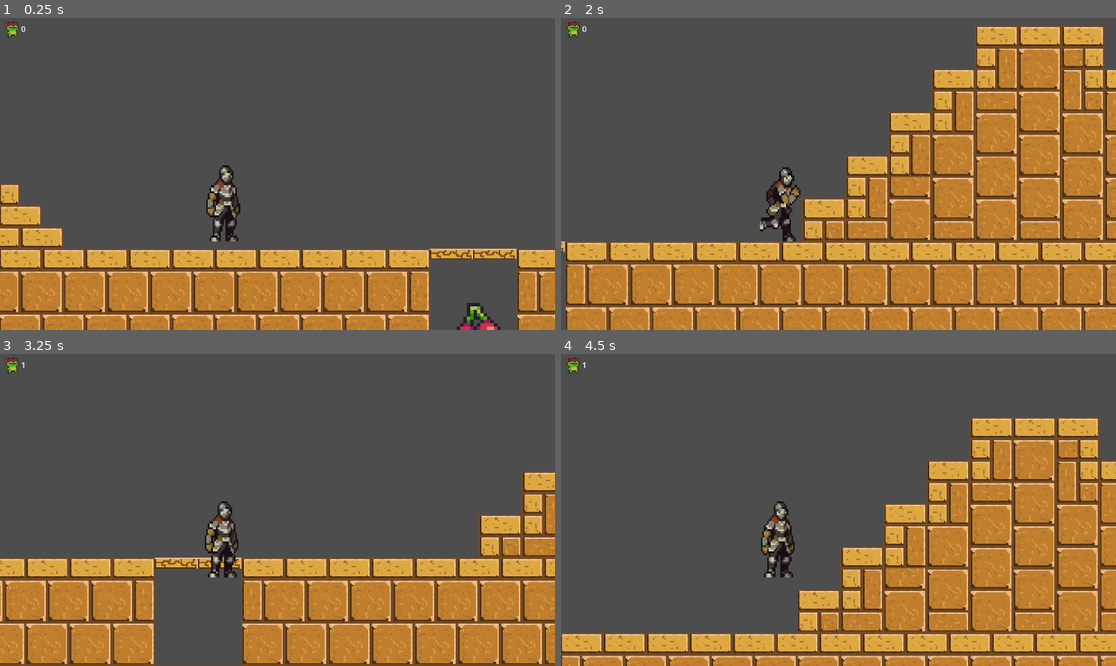
Above: before the commit, frames 1-4 (two rows, left to right).
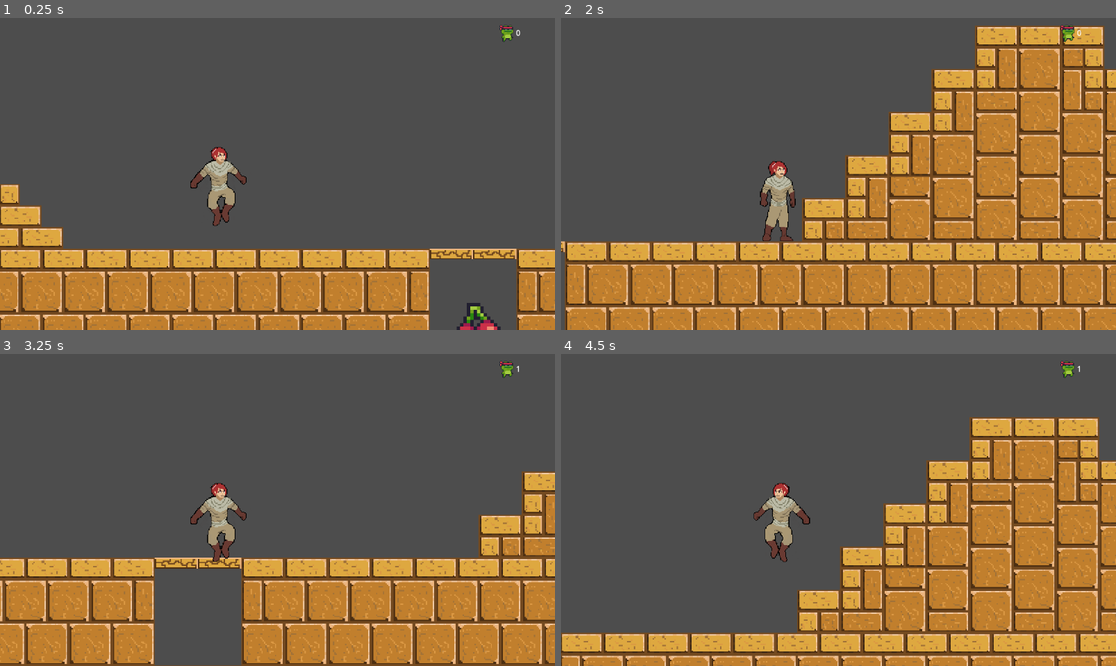
Above: after the commit, the same moments.

Repository: lucifer2k3/TreasureHunter
Game: Godot game, scene res://Code/Maps/egypt_map.tscn
Same seed, same stepped clock (60 frames per second), same inputs: the game is played once before the commit and once after it. This scene is started directly instead of the project's main scene.
Inputs:
- Up to frame 1 (0.25 s): no input
- Up to frame 2 (2 s): hold Right (ui_right) from 0.53 s (still down); tap Up (ui_up) at 0.77, 1.52 s
- Up to frame 3 (3.25 s): release Right (ui_right) at 2.03 s; hold Left (ui_left) 2.03-2.78 s; hold Right (ui_right) from 2.78 s (still down); tap Up (ui_up) at 3.02 s
- Up to frame 4 (4.5 s): tap Up (ui_up) at 3.77 s; release Right (ui_right) at 4.28 s; hold Left (ui_left) from 4.28 s (still down)

The runs differ from the first frame. In frame 1, 1.6% of the frame differs, in the area x 0-94%, y 1-72%; in frame 2, 1.4%; in frame 3, 1.6%; in frame 4, 1.6%.

Commit message:
them nhay, quay dau

Diff:
--- a/Code/Characters/mainchar.gd
+++ b/Code/Characters/mainchar.gd
@@ -6,7 +6,8 @@
 
 # Get the gravity from the project settings to be synced with RigidBody nodes.
 var gravity = ProjectSettings.get_setting("physics/2d/default_gravity")
-@onready var animation = get_node("AnimatedSprite2D")
+@onready var animation = get_node("Container/AnimatedSprite2D")
+@onready var container = get_node("Container")
 
 func _physics_process(delta):
 	# Add the gravity.
@@ -20,13 +21,14 @@
 	# Get the input direction and handle the movement/deceleration.
 	# As good practice, you should replace UI actions with custom gameplay actions.
 	var direction = Input.get_axis("ui_left", "ui_right")
-	if direction:
+	if direction == 1 or direction == -1:
 		velocity.x = direction * SPEED
+		container.scale.x = direction
 	else:
 		velocity.x = move_toward(velocity.x, 0, SPEED)
 
 	if not is_on_floor():
-		animation.play("idle")
+		animation.play("jump")
 	elif direction == 1 or direction == -1:
 		animation.play("run")
 	else:
--- a/Code/Characters/mainchar.tscn
+++ b/Code/Characters/mainchar.tscn
@@ -1,132 +1,68 @@
-[gd_scene load_steps=22 format=3 uid="uid://ctnnf0u7eb1wo"]
+[gd_scene load_steps=13 format=3 uid="uid://ctnnf0u7eb1wo"]
 
 [ext_resource type="Script" path="res://Code/Characters/mainchar.gd" id="1_6hqek"]
-[ext_resource type="Texture2D" uid="uid://o0f16b3ix7lq" path="res://Assets/Characters/FreeKnight_v1/Colour1/Outline/120x80_PNGSheets/_Idle.png" id="2_wdlpc"]
-[ext_resource type="Texture2D" uid="uid://be5be4u1i7vwr" path="res://Assets/Characters/FreeKnight_v1/Colour1/Outline/120x80_PNGSheets/_Run.png" id="5_o1oi6"]
+[ext_resource type="Texture2D" uid="uid://bl0q14mlwv2rh" path="res://Assets/Characters/PlayerCharacter/idle/character-idle1.png" id="2_g7amb"]
+[ext_resource type="Texture2D" uid="uid://c0w5o2y4weu65" path="res://Assets/Characters/PlayerCharacter/idle/character-idle2.png" id="3_8j112"]
+[ext_resource type="Texture2D" uid="uid://b04getwe81em2" path="res://Assets/Characters/PlayerCharacter/idle/character-idle3.png" id="4_pxm4y"]
+[ext_resource type="Texture2D" uid="uid://bfwonslwpxgi0" path="res://Assets/Characters/PlayerCharacter/jump/frame0003.png" id="8_iib3g"]
+[ext_resource type="Texture2D" uid="uid://wb34xballs6s" path="res://Assets/Characters/PlayerCharacter/jump/frame0004.png" id="9_ad3id"]
+[ext_resource type="Texture2D" uid="uid://bui3u084ke7ew" path="res://Assets/Characters/PlayerCharacter/jump/frame0005.png" id="10_8hkw0"]
+[ext_resource type="Texture2D" uid="uid://cj46nmdq1b1ao" path="res://Assets/Characters/PlayerCharacter/jump/frame0006.png" id="11_gkgo4"]
+[ext_resource type="Texture2D" uid="uid://dar0ws7f2n2mx" path="res://Assets/Characters/PlayerCharacter/jump/frame0007.png" id="12_gwyor"]
+[ext_resource type="Texture2D" uid="uid://bn1s40wcsj4h8" path="res://Assets/Characters/PlayerCharacter/jump/frame0008.png" id="13_xsc38"]
 
 [sub_resource type="CapsuleShape2D" id="CapsuleShape2D_hcyrr"]
 radius = 16.0
 height = 60.0
 
-[sub_resource type="AtlasTexture" id="AtlasTexture_tyjmy"]
-atlas = ExtResource("2_wdlpc")
-region = Rect2(0, 0, 119, 80)
-
-[sub_resource type="AtlasTexture" id="AtlasTexture_3faai"]
-atlas = ExtResource("2_wdlpc")
-region = Rect2(119, 0, 119, 80)
-
-[sub_resource type="AtlasTexture" id="AtlasTexture_67fhn"]
-atlas = ExtResource("2_wdlpc")
-region = Rect2(238, 0, 119, 80)
-
-[sub_resource type="AtlasTexture" id="AtlasTexture_peytt"]
-atlas = ExtResource("2_wdlpc")
-region = Rect2(357, 0, 119, 80)
-
-[sub_resource type="AtlasTexture" id="AtlasTexture_i8e4c"]
-atlas = ExtResource("2_wdlpc")
-region = Rect2(476, 0, 119, 80)
-
-[sub_resource type="AtlasTexture" id="AtlasTexture_m0vrg"]
-atlas = ExtResource("2_wdlpc")
-region = Rect2(595, 0, 119, 80)
-
-[sub_resource type="AtlasTexture" id="AtlasTexture_8ue7a"]
-atlas = ExtResource("5_o1oi6")
-region = Rect2(0, 0, 120, 80)
-
-[sub_resource type="AtlasTexture" id="AtlasTexture_sb8gq"]
-atlas = ExtResource("5_o1oi6")
-region = Rect2(120, 0, 120, 80)
-
-[sub_resource type="AtlasTexture" id="AtlasTexture_4x11p"]
-atlas = ExtResource("5_o1oi6")
-region = Rect2(240, 0, 120, 80)
-
-[sub_resource type="AtlasTexture" id="AtlasTexture_1g2mo"]
-atlas = ExtResource("5_o1oi6")
-region = Rect2(360, 0, 120, 80)
-
-[sub_resource type="AtlasTexture" id="AtlasTexture_c5vuj"]
-atlas = ExtResource("5_o1oi6")
-region = Rect2(480, 0, 120, 80)
-
-[sub_resource type="AtlasTexture" id="AtlasTexture_e5s0i"]
-atlas = ExtResource("5_o1oi6")
-region = Rect2(600, 0, 120, 80)
-
-[sub_resource type="AtlasTexture" id="AtlasTexture_ta7e4"]
-atlas = ExtResource("5_o1oi6")
-region = Rect2(720, 0, 120, 80)
-
-[sub_resource type="AtlasTexture" id="AtlasTexture_hn84i"]
-atlas = ExtResource("5_o1oi6")
-region = Rect2(840, 0, 120, 80)
-
-[sub_resource type="AtlasTexture" id="AtlasTexture_q283b"]
-atlas = ExtResource("5_o1oi6")
-region = Rect2(960, 0, 120, 80)
-
-[sub_resource type="AtlasTexture" id="AtlasTexture_qsyci"]
-atlas = ExtResource("5_o1oi6")
-region = Rect2(1080, 0, 120, 80)
-
 [sub_resource type="SpriteFrames" id="SpriteFrames_3la2g"]
 animations = [{
 "frames": [{
 "duration": 1.0,
-"texture": SubResource("AtlasTexture_tyjmy")
+"texture": ExtResource("2_g7amb")
 }, {
 "duration": 1.0,
-"texture": SubResource("AtlasTexture_3faai")
+"texture": ExtResource("3_8j112")
 }, {
 "duration": 1.0,
-"texture": SubResource("AtlasTexture_67fhn")
-}, {
-"duration": 1.0,
-"texture": SubResource("AtlasTexture_peytt")
-}, {
-"duration": 1.0,
-"texture": SubResource("AtlasTexture_i8e4c")
-}, {
-"duration": 1.0,
-"texture": SubResource("AtlasTexture_m0vrg")
+"texture": ExtResource("4_pxm4y")
 }],
 "loop": true,
 "name": &"idle",
-"speed": 18.0
+"speed": 5.0
 }, {
 "frames": [{
 "duration": 1.0,
-"texture": SubResource("AtlasTexture_8ue7a")
+"texture": ExtResource("8_iib3g")
 }, {
 "duration": 1.0,
-"texture": SubResource("AtlasTexture_sb8gq")
+"texture": ExtResource("9_ad3id")
 }, {
 "duration": 1.0,
-"texture": SubResource("AtlasTexture_4x11p")
+"texture": ExtResource("10_8hkw0")
 }, {
 "duration": 1.0,
-"texture": SubResource("AtlasTexture_1g2mo")
+"texture": ExtResource("11_gkgo4")
 }, {
 "duration": 1.0,
-"texture": SubResource("AtlasTexture_c5vuj")
+"texture": ExtResource("12_gwyor")
 }, {
 "duration": 1.0,
-"texture": SubResource("AtlasTexture_e5s0i")
+"texture": ExtResource("13_xsc38")
+}],
+"loop": true,
+"name": &"jump",
+"speed": 10.0
+}, {
+"frames": [{
+"duration": 1.0,
+"texture": ExtResource("2_g7amb")
 }, {
 "duration": 1.0,
-"texture": SubResource("AtlasTexture_ta7e4")
+"texture": ExtResource("3_8j112")
 }, {
 "duration": 1.0,
-"texture": SubResource("AtlasTexture_hn84i")
-}, {
-"duration": 1.0,
-"texture": SubResource("AtlasTexture_q283b")
-}, {
-"duration": 1.0,
-"texture": SubResource("AtlasTexture_qsyci")
+"texture": ExtResource("4_pxm4y")
 }],
 "loop": true,
 "name": &"run",
@@ -139,12 +75,14 @@
 [node name="CollisionShape2D" type="CollisionShape2D" parent="."]
 shape = SubResource("CapsuleShape2D_hcyrr")
 
-[node name="AnimatedSprite2D" type="AnimatedSprite2D" parent="."]
-position = Vector2(4, -29.5)
-scale = Vector2(1.20417, 1.4875)
+[node name="Container" type="Node2D" parent="."]
+
+[node name="AnimatedSprite2D" type="AnimatedSprite2D" parent="Container"]
+position = Vector2(-2, -5.5)
+scale = Vector2(0.55, 0.55)
 sprite_frames = SubResource("SpriteFrames_3la2g")
 animation = &"run"
-frame_progress = 0.96311
+frame_progress = 0.0142758
 
 [node name="Camera2D" type="Camera2D" parent="."]
 position = Vector2(43, -20)
--- a/Code/Maps/egypt_map.tscn
+++ b/Code/Maps/egypt_map.tscn
@@ -342,16 +342,16 @@
 [node name="CanvasLayer" type="CanvasLayer" parent="."]
 
 [node name="TextureRect" type="TextureRect" parent="CanvasLayer"]
-offset_left = 5.0
-offset_top = 2.0
-offset_right = 45.0
-offset_bottom = 42.0
+offset_left = 1032.0
+offset_top = 10.0
+offset_right = 1072.0
+offset_bottom = 50.0
 texture = ExtResource("5_u7oae")
 
 [node name="Label" type="Label" parent="CanvasLayer"]
 unique_name_in_owner = true
-offset_left = 44.0
-offset_top = 11.0
-offset_right = 111.0
-offset_bottom = 34.0
+offset_left = 1071.0
+offset_top = 19.0
+offset_right = 1138.0
+offset_bottom = 42.0
 text = "0"
Binary file changed: Assets/Characters/PlayerCharacter/idle/character-idle1.png
Binary file changed: Assets/Characters/PlayerCharacter/idle/character-idle2.png
Not shown, changed: Assets/Characters/PlayerCharacter/idle/character-idle2.png.import
Binary file changed: Assets/Characters/PlayerCharacter/idle/character-idle3.png
Not shown, changed: Assets/Characters/PlayerCharacter/idle/character-idle3.png.import
Binary file added: Assets/Characters/PlayerCharacter/jump/frame0000.png
Not shown, changed: Assets/Characters/PlayerCharacter/jump/frame0000.png.import
Binary file added: Assets/Characters/PlayerCharacter/jump/frame0001.png
Not shown, changed: Assets/Characters/PlayerCharacter/jump/frame0001.png.import
Binary file added: Assets/Characters/PlayerCharacter/jump/frame0002.png
Not shown, added: Assets/Characters/PlayerCharacter/jump/frame0002.png.import
Binary file added: Assets/Characters/PlayerCharacter/jump/frame0003.png
(and 47 more such lines)
